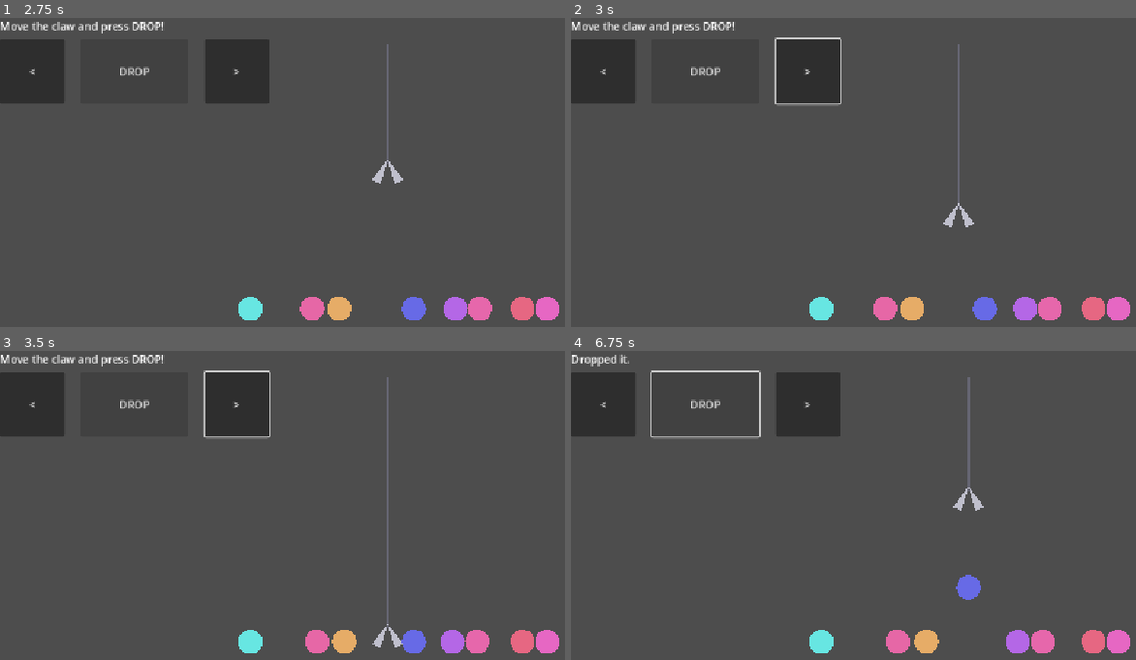
Above: before the commit, frames 1-4 (two rows, left to right).
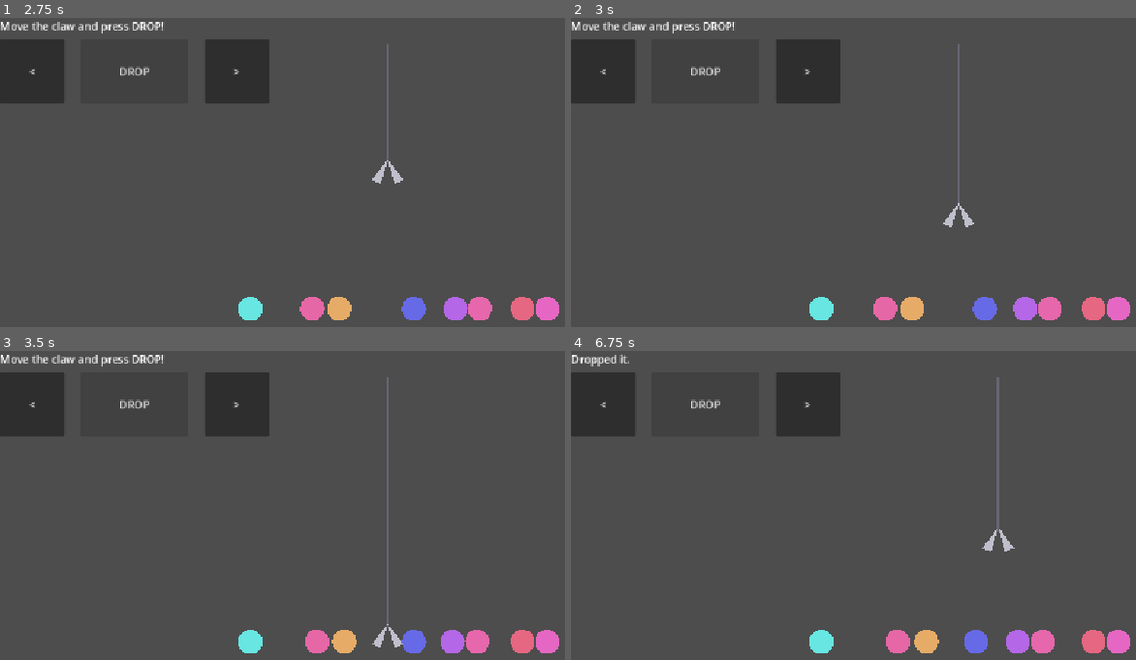
Above: after the commit, the same moments.

Repository: piwi-code/claw-machine
Game: Godot game, scene res://claw/physics_playground.tscn
The game is run twice, just before and just after one commit, with the same random seed, the same clock (stepped at 60 frames per second) and the same inputs.
Inputs:
- Up to frame 1 (2.75 s): click "<" at 0.5 s; click ">" at 1.25 s; click "DROP" at 2 s
- Up to frame 2 (3 s): tap Enter at 2.75 s; hold Right from 2.78 s (still down); tap Space at 2.85 s
- Up to frame 3 (3.5 s): keep holding Right; tap Space at 3.02, 3.32 s
- Up to frame 4 (6.75 s): release Right at 3.53 s; hold Left 3.53-4.28 s; tap Space at 3.6, 3.77, 4.07, 4.35, 5.1, 5.27, 5.57, 5.85, 6.02, 6.32, 6.6 s; hold Right 4.28-5.78 s; hold Left from 5.78 s (still down)

Frame 1 is identical in both runs. In frame 2, 0.3% of the frame differs, in the area x 36-48%, y 6-29%; in frame 3, 0.3%; in frame 4, 1.7%, in the area x 14-79%, y 6-98%.

Commit message:
Add keyboard controls to the physics claw playground
Left/Right arrows and Space now drive the same ClawRig.set_move_direction()/
start_drop() calls the on-screen buttons use. Keyboard and button holds are
tracked separately and combined, so releasing one source doesn't cancel a
direction the other is still holding. Buttons get focus_mode = FOCUS_NONE so
Godot's default Control keyboard navigation doesn't steal the arrow keys or
double-fire DROP via Space's built-in "activate focused button" behavior.

Co-Authored-By: Claude Sonnet 5 <noreply@anthropic.com>
Claude-Session: https://claude.ai/code/session_01A3BDMKcVUKwv2nAKJEpbtZ

Diff:
--- a/claw/physics_playground.gd
+++ b/claw/physics_playground.gd
@@ -19,6 +19,14 @@
 var _claw: ClawRig
 var _balls_container: Node2D
 var _status_label: Label
+
+# Left/right can be held via keyboard AND the on-screen buttons at once, so we
+# track each source separately and combine them — releasing one shouldn't
+# cancel a direction the other source is still holding.
+var _key_left := false
+var _key_right := false
+var _button_left := false
+var _button_right := false
 
 
 func _ready() -> void:
@@ -101,8 +109,8 @@
 	root.add_child(bottom_bar)
 
 	var left_btn := _make_hold_button("<")
-	left_btn.button_down.connect(func(): _claw.set_move_direction(-1))
-	left_btn.button_up.connect(func(): _claw.set_move_direction(0))
+	left_btn.button_down.connect(_on_left_button_down)
+	left_btn.button_up.connect(_on_left_button_up)
 	bottom_bar.add_child(left_btn)
 
 	var drop_btn := _make_hold_button("DROP")
@@ -111,13 +119,62 @@
 	bottom_bar.add_child(drop_btn)
 
 	var right_btn := _make_hold_button(">")
-	right_btn.button_down.connect(func(): _claw.set_move_direction(1))
-	right_btn.button_up.connect(func(): _claw.set_move_direction(0))
+	right_btn.button_down.connect(_on_right_button_down)
+	right_btn.button_up.connect(_on_right_button_up)
 	bottom_bar.add_child(right_btn)
+
+
+func _on_left_button_down() -> void:
+	_button_left = true
+	_update_move_direction()
+
+func _on_left_button_up() -> void:
+	_button_left = false
+	_update_move_direction()
+
+func _on_right_button_down() -> void:
+	_button_right = true
+	_update_move_direction()
+
+func _on_right_button_up() -> void:
+	_button_right = false
+	_update_move_direction()
 
 
 func _make_hold_button(label: String) -> Button:
 	var btn := Button.new()
 	btn.text = label
 	btn.custom_minimum_size = Vector2(96, 96)
+	# Keyboard input is handled ourselves in _unhandled_input; keeping focus off
+	# these buttons stops Godot's default Control navigation from stealing the
+	# arrow keys and stops Space from double-triggering a focused button.
+	btn.focus_mode = Control.FOCUS_NONE
 	return btn
+
+
+# --- Keyboard (desktop testing convenience alongside the on-screen buttons) --
+func _unhandled_input(event: InputEvent) -> void:
+	if not (event is InputEventKey):
+		return
+	var key_event := event as InputEventKey
+	match key_event.keycode:
+		KEY_LEFT:
+			_key_left = key_event.pressed
+			_update_move_direction()
+		KEY_RIGHT:
+			_key_right = key_event.pressed
+			_update_move_direction()
+		KEY_SPACE:
+			if key_event.pressed and not key_event.echo:
+				_claw.start_drop()
+
+
+func _update_move_direction() -> void:
+	var left := _key_left or _button_left
+	var right := _key_right or _button_right
+	if left and not right:
+		_claw.set_move_direction(-1)
+	elif right and not left:
+		_claw.set_move_direction(1)
+	else:
+		_claw.set_move_direction(0)
